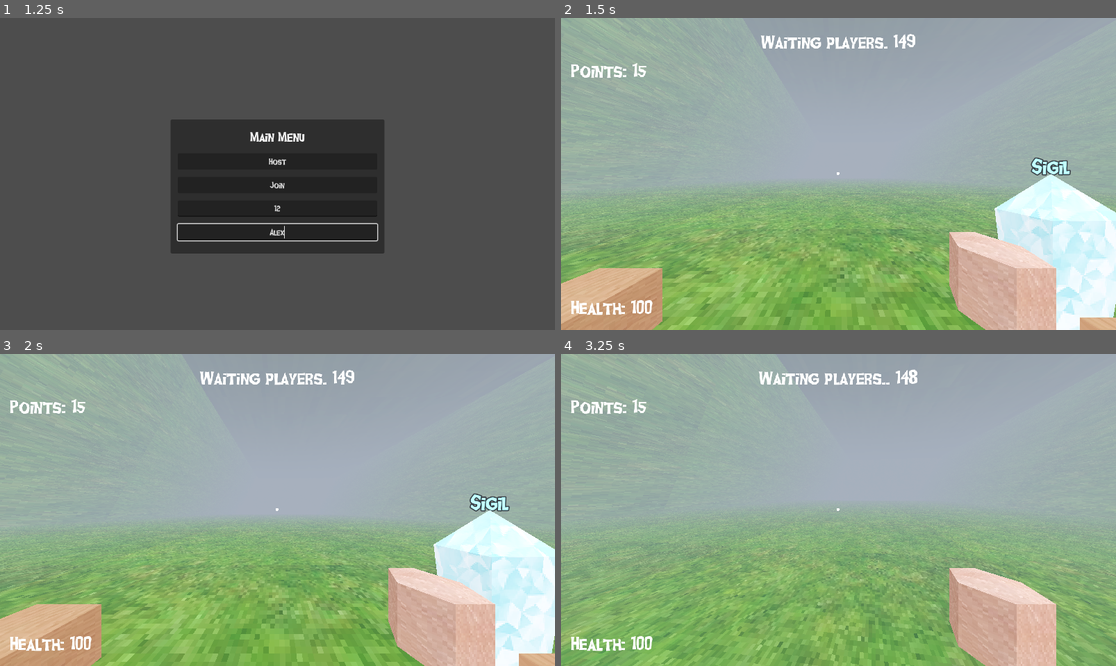
Above: before the commit, frames 1-4 (two rows, left to right).
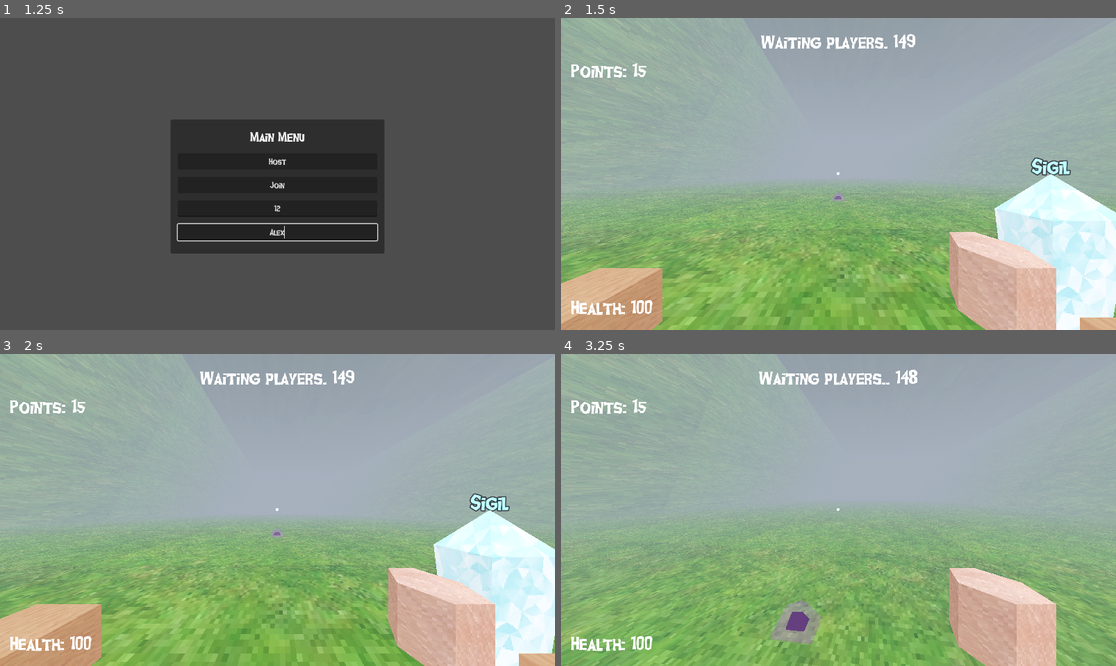
Above: after the commit, the same moments.

Repository: erioxis/dozetgame
Game: Godot game, scene res://Scenes/world.tscn
Same seed, same stepped clock (60 frames per second), same inputs: the game is played once before the commit and once after it.
Inputs (mouse positions are in pixels of both pictures, inside the frame that each line leads up to):
- Up to frame 1 (1.25 s): click (277, 208) at 0.52 s; type "12" at 0.6 s; click (277, 233) at 0.75 s; type "Alex" at 0.83 s
- Up to frame 2 (1.5 s): click "Host" at 1.25 s
- Up to frame 3 (2 s): no input
- Up to frame 4 (3.25 s): tap Enter at 2 s; move the mouse to (866, 510) at 2.02 s; hold Alt (alt) 2.03-2.78 s; hold W (up) from 2.03 s (still down); tap Space (jump) at 2.27, 3.02 s; move the mouse to (810, 510) at 2.77 s; tap E (interact) at 2.85 s

Frame 1 is identical in both runs. In frame 2, less than 0.1% of the frame differs, in the area x 48-52%, y 55-59%; in frame 3, less than 0.1%; in frame 4, 0.9%, in the area x 37-48%, y 79-94%.

Commit message:
bl

Diff:
--- a/Scenes/player.gd
+++ b/Scenes/player.gd
@@ -27,6 +27,7 @@
 @export var max_speed = 50
 @export var stop_speed = 0.1
 @export var rotate = false
+@export var kickprop = false
 
 var velocity = Vector3()
 
@@ -80,6 +81,12 @@
 		if dist > 2.5:
 			held_object = null
 			return
+		#if kickprop:
+			#var bruh: Vector3 = angle_to(camera.global_rotation)
+			#bruh.y = min(60,bruh.y)
+			#held_object.apply_impulse(bruh)
+			#kickprop = false
+			#held_object = null
 		if rotate:
 			print("hihi")
 		else:
@@ -148,6 +155,8 @@
 #mouse input
 func _input(event):
 	if not is_multiplayer_authority(): return
+	#if event is InputEventMouseButton:
+		#kickprop = true
 	if event is InputEventMouseMotion:
 		mouse_input = event.relative;
 
--- a/Scenes/zc_fear_house.tscn
+++ b/Scenes/zc_fear_house.tscn
@@ -8,6 +8,7 @@
 [ext_resource type="PackedScene" uid="uid://dkv26l5o2ya1n" path="res://Scenes/sigil.tscn" id="6_to7d0"]
 [ext_resource type="PackedScene" uid="uid://bihe3vjkrm26t" path="res://Scenes/box.tscn" id="7_4tei5"]
 [ext_resource type="PackedScene" uid="uid://d24vbswh4xlj8" path="res://Scenes/someone.tscn" id="9_fvj40"]
+[ext_resource type="PackedScene" uid="uid://hx43qw30upy1" path="res://Scenes/amyth.tscn" id="9_v2eck"]
 
 [sub_resource type="BoxShape3D" id="BoxShape3D_n5sbf"]
 size = Vector3(57.3245, 1, 57.1686)
@@ -179,3 +180,6 @@
 material_override = SubResource("ShaderMaterial_x1yfp")
 mesh = ExtResource("4_32rhn")
 skeleton = NodePath("../..")
+
+[node name="amyth" parent="." instance=ExtResource("9_v2eck")]
+transform = Transform3D(1, 0, 0, 0, 1, 0, 0, 0, 1, 0, 2.79424, -12.922)
Not shown: 1 places in Scenes/zc_fear_house.tscn that only renumber resources
